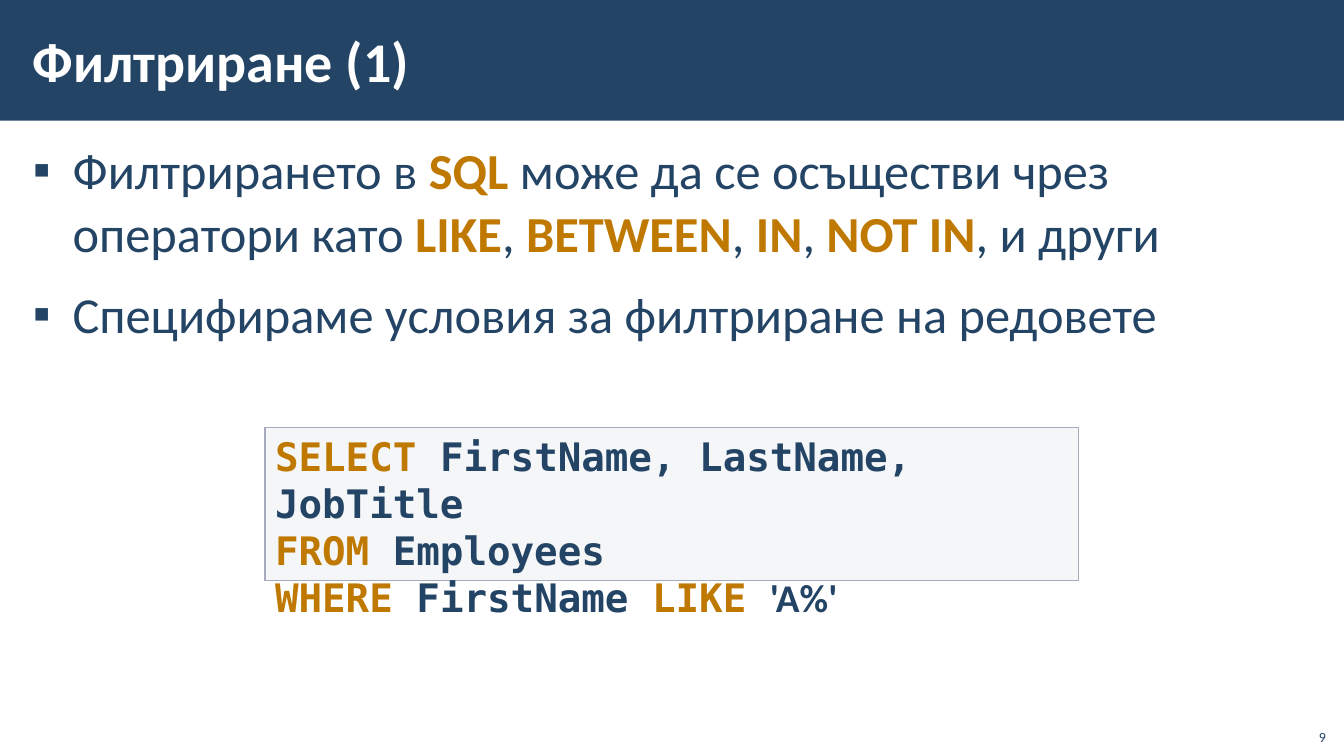
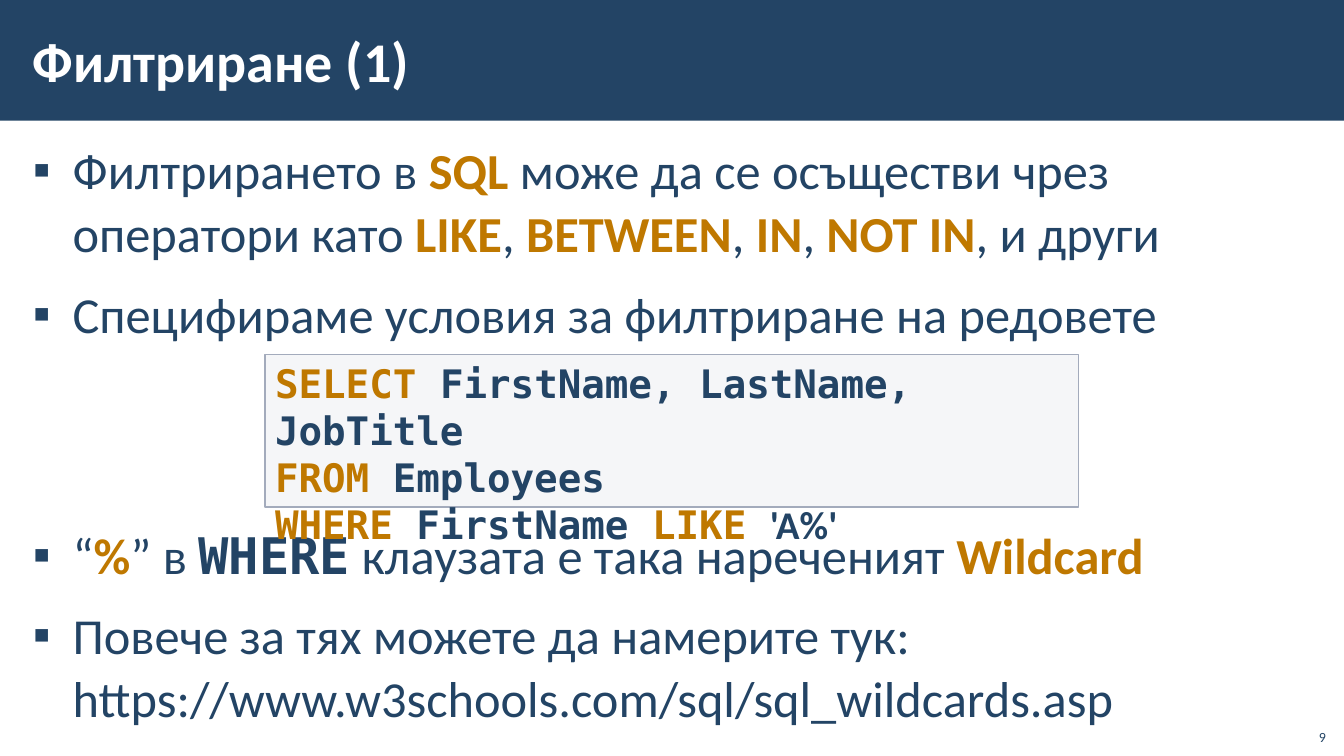
Before and after one commit to BG-IT-Edu/School-Programming, a slide deck: slide 9 of Courses/Software-Sciences/Module-3-Databases-New/04-Intro-to-SQL/04-Intro-to-SQL.pptx. Drawn at 1344x756 pixels with LibreOffice and Linux fonts; fonts in the diff are those of the drawing; background and template pictures are left out. Boxes give left, top, right and bottom in pixels: in the first picture for what was removed or moved away, otherwise in the second. Text is boxed around its words. In the diff, an @@ line names an element or a change of style, - is before the commit and + after.

Commit message:
Adding explanation for SQL Wildcard in Intro to SQL slides

```diff
--- a/Courses/Software-Sciences/Module-3-Databases-New/04-Intro-to-SQL/04-Intro-to-SQL.pptx
+++ b/Courses/Software-Sciences/Module-3-Databases-New/04-Intro-to-SQL/04-Intro-to-SQL.pptx
@@ rectangle "SELECT FirstName, LastName, JobTitle": place and size @@
-rectangle "SELECT FirstName, LastName, JobTitle" at [265, 427, 1079, 580]
+rectangle "SELECT FirstName, LastName, JobTitle" at [265, 354, 1079, 506]
@@ text at [73, 532, 1143, 725]: paragraphs added @@
+▪ “%” в WHERE клаузата е така нареченият Wildcard
+▪ Повече за тях можете да намерите тук: https://www.w3schools.com/sql/sql_wildcards.asp
```
